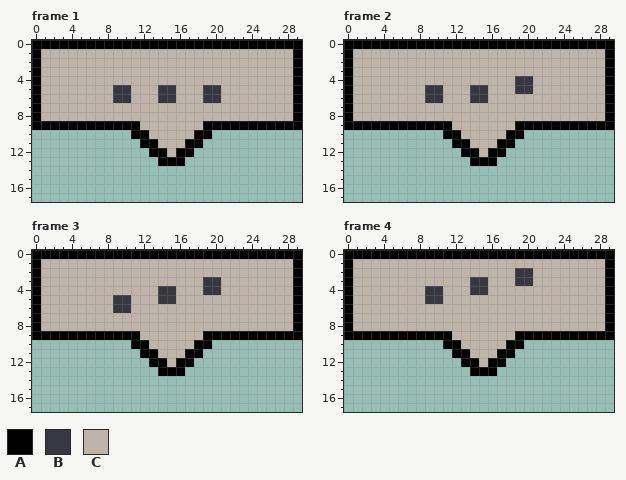
Two versions of one pixel-art file, lib/client/game/char/sprites/chattyping.ase. Above: the version before the commit.
30x18 pixels, 11 frames. Colours within 5 levels of each other are drawn and written as one. Shown: frame 1, frame 2, frame 3, frame 4. The commit also changed other frames, which this record leaves out.
Palette (. is transparent): A #000000  B #373741  C #beb4aa
Pixels before, frame 1, first column x 0:
 0 AAAAAAAAAAAAAAAAAAAAAAAAAAAAAA
 1 ACCCCCCCCCCCCCCCCCCCCCCCCCCCCA
 2 ACCCCCCCCCCCCCCCCCCCCCCCCCCCCA
 3 ACCCCCCCCCCCCCCCCCCCCCCCCCCCCA
 4 ACCCCCCCCCCCCCCCCCCCCCCCCCCCCA
 5 ACCCCCCCCBBCCCBBCCCBBCCCCCCCCA
 6 ACCCCCCCCBBCCCBBCCCBBCCCCCCCCA
 7 ACCCCCCCCCCCCCCCCCCCCCCCCCCCCA
 8 ACCCCCCCCCCCCCCCCCCCCCCCCCCCCA
 9 AAAAAAAAAAAACCCCCCCAAAAAAAAAAA
10 ...........AACCCCCAA..........
11 ............AACCCAA...........
12 .............AACAA............
13 ..............AAA.............
Pixels before, frame 2, first column x 0:
 0 AAAAAAAAAAAAAAAAAAAAAAAAAAAAAA
 1 ACCCCCCCCCCCCCCCCCCCCCCCCCCCCA
 2 ACCCCCCCCCCCCCCCCCCCCCCCCCCCCA
 3 ACCCCCCCCCCCCCCCCCCCCCCCCCCCCA
 4 ACCCCCCCCCCCCCCCCCCBBCCCCCCCCA
 5 ACCCCCCCCBBCCCBBCCCBBCCCCCCCCA
 6 ACCCCCCCCBBCCCBBCCCCCCCCCCCCCA
 7 ACCCCCCCCCCCCCCCCCCCCCCCCCCCCA
 8 ACCCCCCCCCCCCCCCCCCCCCCCCCCCCA
 9 AAAAAAAAAAAACCCCCCCAAAAAAAAAAA
10 ...........AACCCCCAA..........
11 ............AACCCAA...........
12 .............AACAA............
13 ..............AAA.............
Pixels before, frame 3, first column x 0:
 0 AAAAAAAAAAAAAAAAAAAAAAAAAAAAAA
 1 ACCCCCCCCCCCCCCCCCCCCCCCCCCCCA
 2 ACCCCCCCCCCCCCCCCCCCCCCCCCCCCA
 3 ACCCCCCCCCCCCCCCCCCBBCCCCCCCCA
 4 ACCCCCCCCCCCCCBBCCCBBCCCCCCCCA
 5 ACCCCCCCCBBCCCBBCCCCCCCCCCCCCA
 6 ACCCCCCCCBBCCCCCCCCCCCCCCCCCCA
 7 ACCCCCCCCCCCCCCCCCCCCCCCCCCCCA
 8 ACCCCCCCCCCCCCCCCCCCCCCCCCCCCA
 9 AAAAAAAAAAAACCCCCCCAAAAAAAAAAA
10 ...........AACCCCCAA..........
11 ............AACCCAA...........
12 .............AACAA............
13 ..............AAA.............
Pixels before, frame 4, first column x 0:
 0 AAAAAAAAAAAAAAAAAAAAAAAAAAAAAA
 1 ACCCCCCCCCCCCCCCCCCCCCCCCCCCCA
 2 ACCCCCCCCCCCCCCCCCCBBCCCCCCCCA
 3 ACCCCCCCCCCCCCBBCCCBBCCCCCCCCA
 4 ACCCCCCCCBBCCCBBCCCCCCCCCCCCCA
 5 ACCCCCCCCBBCCCCCCCCCCCCCCCCCCA
 6 ACCCCCCCCCCCCCCCCCCCCCCCCCCCCA
 7 ACCCCCCCCCCCCCCCCCCCCCCCCCCCCA
 8 ACCCCCCCCCCCCCCCCCCCCCCCCCCCCA
 9 AAAAAAAAAAAACCCCCCCAAAAAAAAAAA
10 ...........AACCCCCAA..........
11 ............AACCCAA...........
12 .............AACAA............
13 ..............AAA.............
New version:
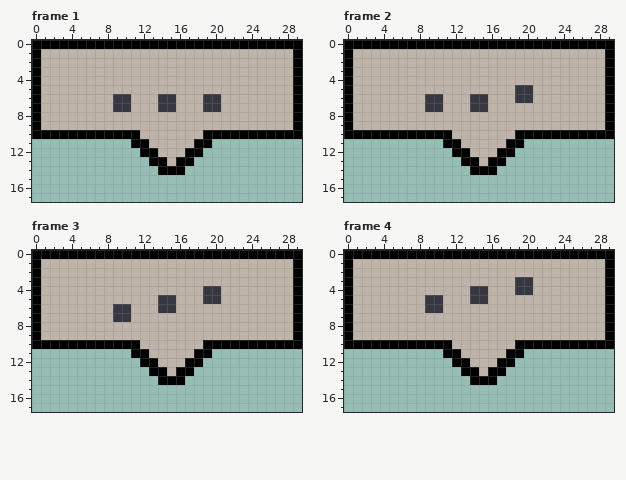
Diff:
Changed rows in their new state; - is an unchanged pixel.
Frame 1:
first column x 0:
 5 ---------CC---CC---CC---------
 7 ---------BB---BB---BB---------
 9 -CCCCCCCCCCC-------CCCCCCCCCC-
10 AAAAAAAAAAA-C-----C-AAAAAAAAAA
11 -----------A-C---C-A----------
12 ------------A-C-C-A-----------
13 -------------A-C-A------------
14 --------------AAA-------------
Frame 2:
first column x 0:
 4 -------------------CC---------
 5 ---------CC---CC--------------
 6 -------------------BB---------
 7 ---------BB---BB--------------
 9 -CCCCCCCCCCC-------CCCCCCCCCC-
10 AAAAAAAAAAA-C-----C-AAAAAAAAAA
11 -----------A-C---C-A----------
12 ------------A-C-C-A-----------
13 -------------A-C-A------------
14 --------------AAA-------------
Frame 3:
first column x 0:
 3 -------------------CC---------
 4 --------------CC--------------
 5 ---------CC--------BB---------
 6 --------------BB--------------
 7 ---------BB-------------------
 9 -CCCCCCCCCCC-------CCCCCCCCCC-
10 AAAAAAAAAAA-C-----C-AAAAAAAAAA
11 -----------A-C---C-A----------
12 ------------A-C-C-A-----------
13 -------------A-C-A------------
14 --------------AAA-------------
Frame 4:
first column x 0:
 2 -------------------CC---------
 3 --------------CC--------------
 4 ---------CC--------BB---------
 5 --------------BB--------------
 6 ---------BB-------------------
 9 -CCCCCCCCCCC-------CCCCCCCCCC-
10 AAAAAAAAAAA-C-----C-AAAAAAAAAA
11 -----------A-C---C-A----------
12 ------------A-C-C-A-----------
13 -------------A-C-A------------
14 --------------AAA-------------
